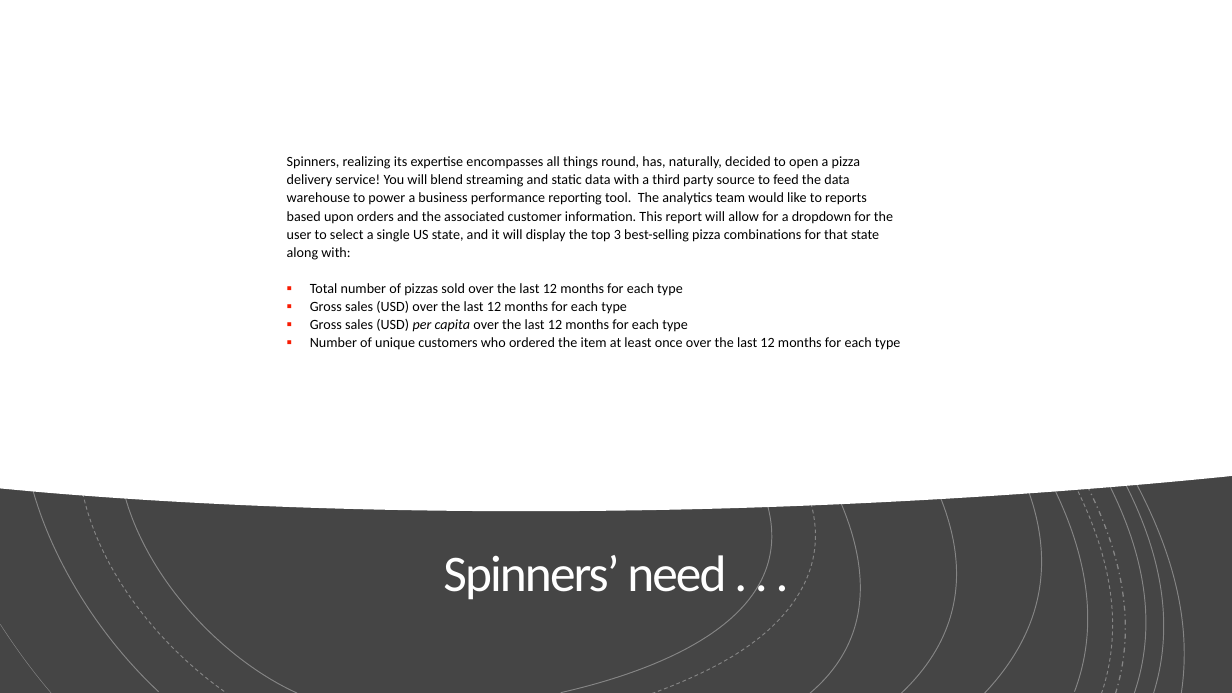
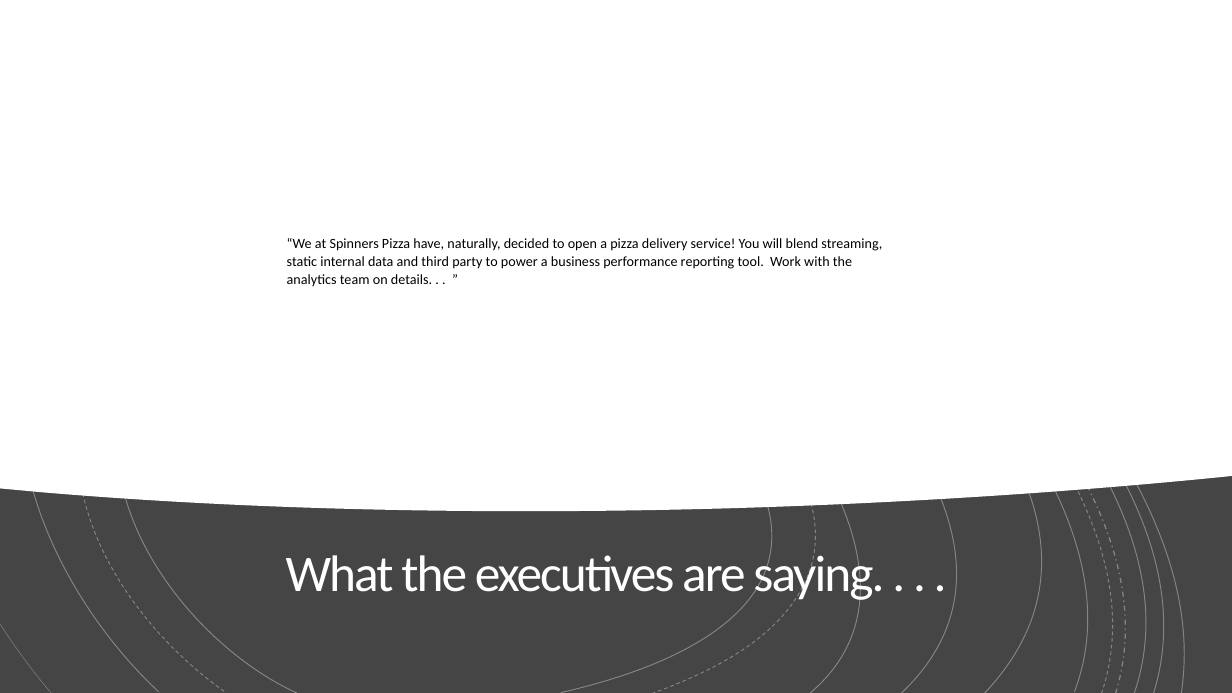
Before and after one commit to jerrycutshaw/spinners-pizza-example-solution-architecture, a slide deck: slide 3 of spinners-pizza-delivery-presentation.pptx (slide 2 before the commit). Drawn at 1232x693 pixels with LibreOffice and Linux fonts; fonts in the diff are those of the drawing. Boxes give left, top, right and bottom in pixels: in the first picture for what was removed or moved away, otherwise in the second. Text is boxed around its words. In the diff, an @@ line names an element or a change of style, - is before the commit and + after.

```diff
--- a/spinners-pizza-delivery-presentation.pptx
+++ b/spinners-pizza-delivery-presentation.pptx
@@ text at box(287, 238, 882, 287): text changed @@
-Spinners, realizing its expertise encompasses all things round, has, naturally, decided to open a pizza delivery service! You will blend streaming and static data with a third party source to feed the data warehouse to power a business performance reporting tool. The analytics team would like to reports based upon orders and the associated customer information. This report will allow for a dropdown for the user to select a single US state, and it will display the top 3 best-selling pizza combinations for that state along with:
-▪ Total number of pizzas sold over the last 12 months for each type
-▪ Gross sales (USD) over the last 12 months for each type
-▪ Gross sales (USD) per capita over the last 12 months for each type
-▪ Number of unique customers who ordered the item at least once over the last 12 months for each type
+“We at Spinners Pizza have, naturally, decided to open a pizza delivery service! You will blend streaming, static internal data and third party to power a business performance reporting tool. Work with the analytics team on details. . . ”
@@ title at box(286, 549, 884, 604): text changed @@
-Spinners’ need . . .
+What the executives are saying. . . .
```
Also in this commit, not shown: 3 other slides changed, 1 slide added.
